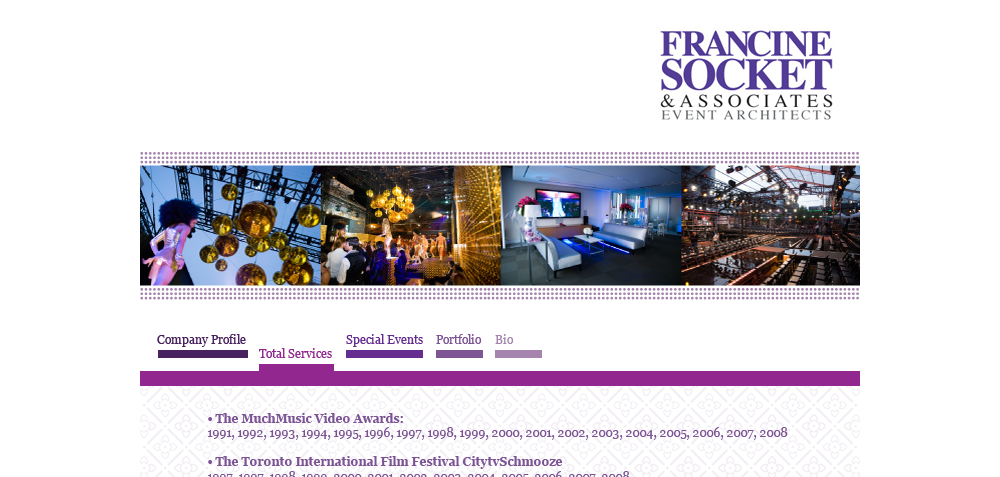
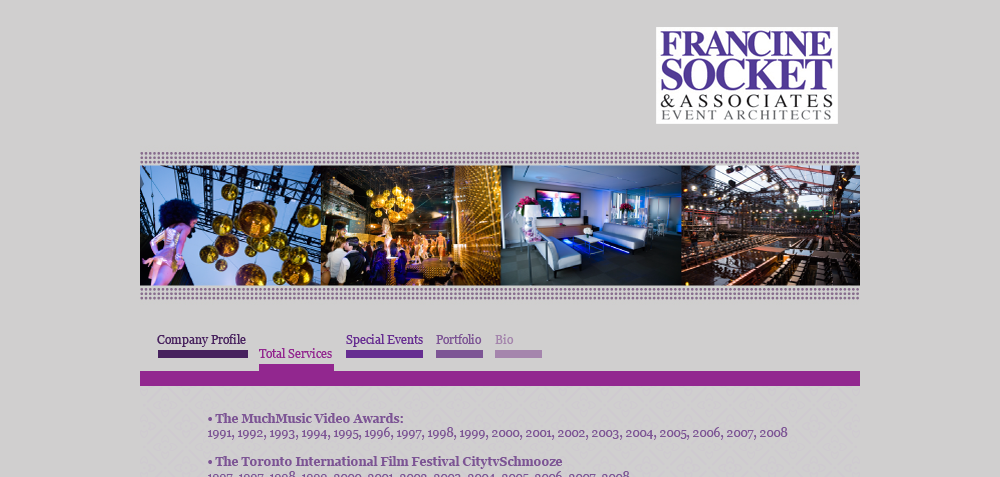
Layers edited between the first and the second 1000px x 477px image:
added layer "Color Fill 1" above "Background" over [0, 0, 1000, 477]
